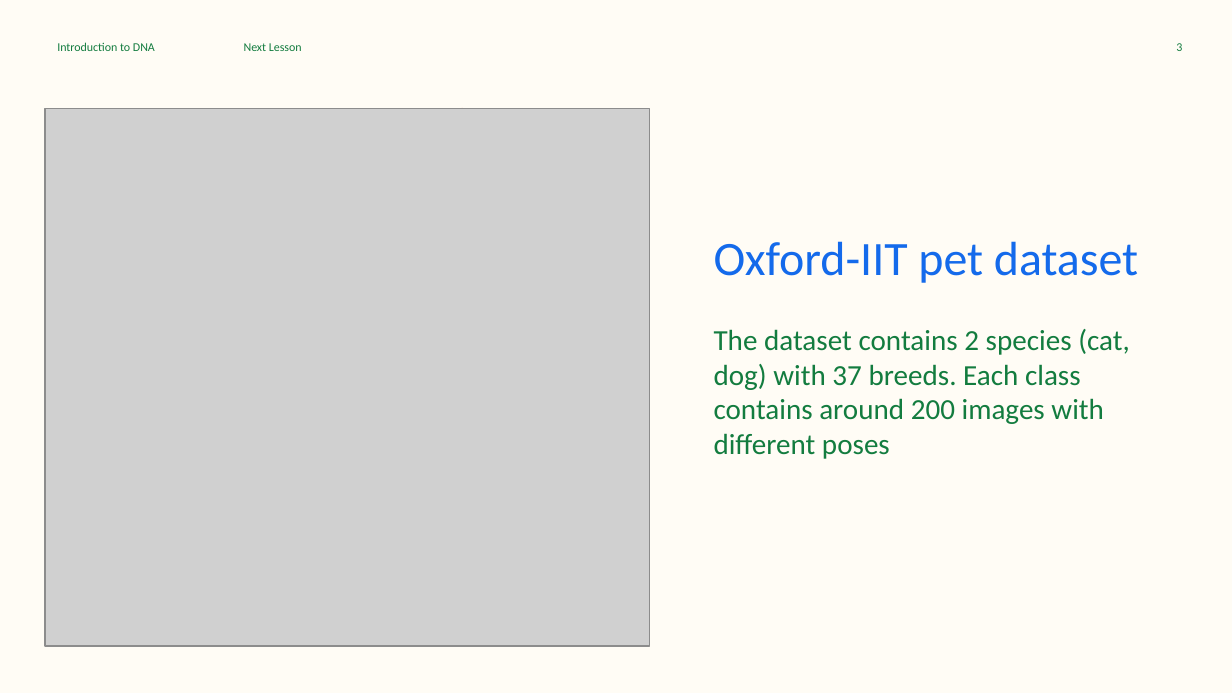
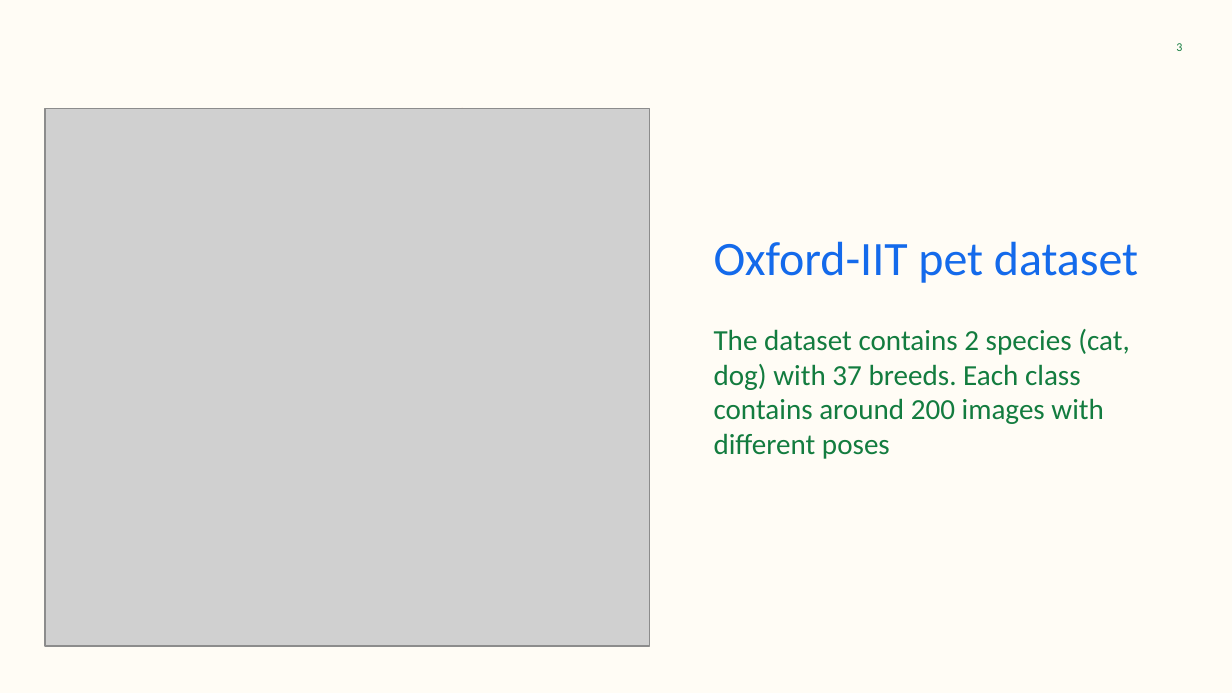
Before and after one commit to AmrRagab0/Pet-MultiClassification, a slide deck: slide 3 of Oxford Pet breed Multi classification.pptx. Drawn at 1232x693 pixels with LibreOffice and Linux fonts; fonts in the diff are those of the drawing; grey boxes stand for pictures. Boxes give left, top, right and bottom in pixels: in the first picture for what was removed or moved away, otherwise in the second. Text is boxed around its words. In the diff, an @@ line names an element or a change of style, - is before the commit and + after.

```diff
--- a/Oxford Pet breed Multi classification.pptx
+++ b/Oxford Pet breed Multi classification.pptx
@@ subtitle removed at bbox=[57, 42, 155, 51] @@
-Introduction to DNA
@@ subtitle removed at bbox=[244, 43, 302, 51] @@
-Next Lesson
```
Also in this commit, not shown: 6 other slides changed, 2 slides added, 1 slide removed.
